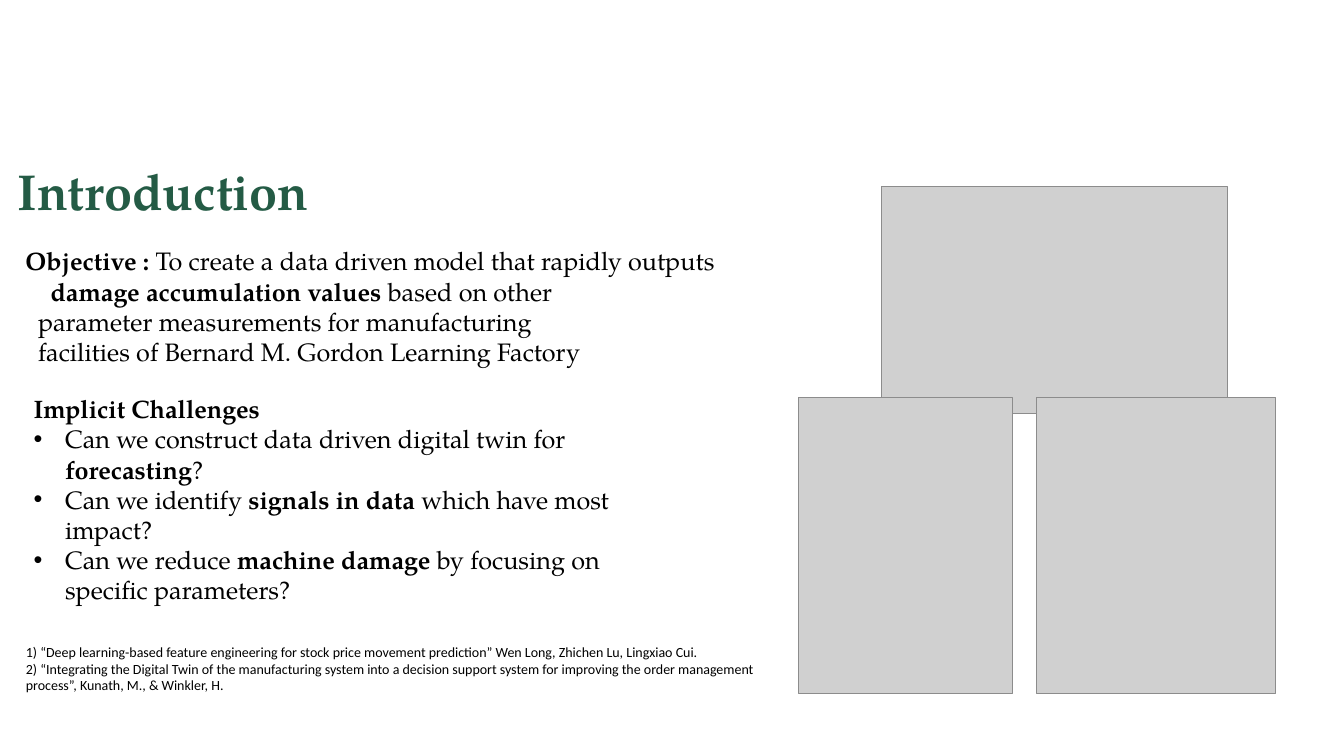
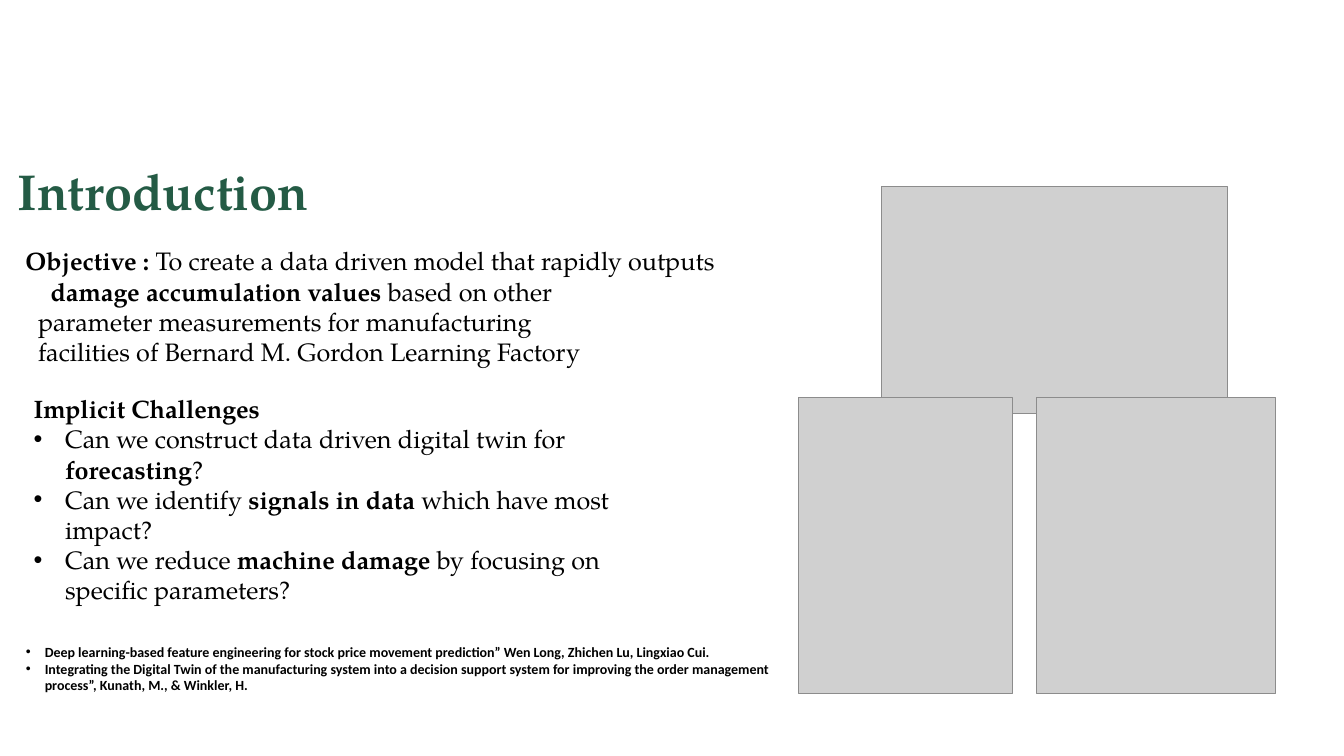
Before and after one commit to ASMEHackathon/UBMAIT, a slide deck: slide 4 of UBMAIT_ASME_Hackathon.pptx. Drawn at 1344x756 pixels with LibreOffice and Linux fonts; fonts in the diff are those of the drawing; grey boxes stand for pictures; background and template pictures are left out. Boxes give left, top, right and bottom in pixels: in the first picture for what was removed or moved away, otherwise in the second. Text is boxed around its words. In the diff, an @@ line names an element or a change of style, - is before the commit and + after.

```diff
--- a/UBMAIT_ASME_Hackathon.pptx
+++ b/UBMAIT_ASME_Hackathon.pptx
@@ text at (x1=45, y1=647, x2=769, y2=693): text changed; bold on @@
-1) “Deep learning-based feature engineering for stock price movement prediction” Wen Long, Zhichen Lu, Lingxiao Cui.
-2) “Integrating the Digital Twin of the manufacturing system into a decision support system for improving the order management process”, Kunath, M., & Winkler, H.
+• Deep learning-based feature engineering for stock price movement prediction” Wen Long, Zhichen Lu, Lingxiao Cui.
+• Integrating the Digital Twin of the manufacturing system into a decision support system for improving the order management process”, Kunath, M., & Winkler, H.
```
Also in this commit, not shown: 4 other slides changed, 3 slides added, 2 slides removed.
